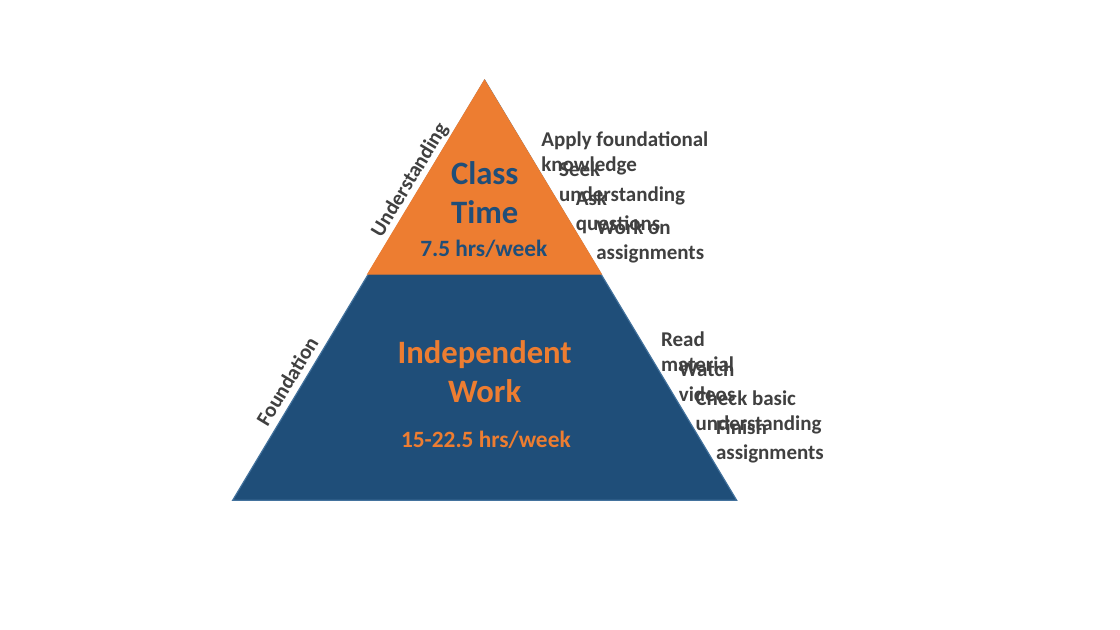
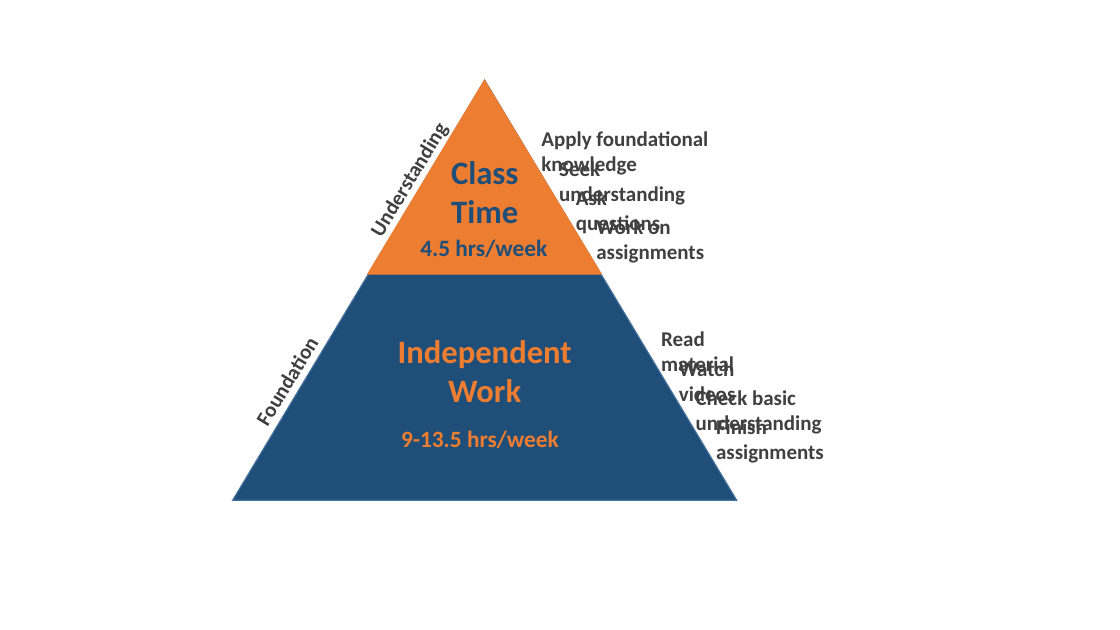
Before and after one commit to droglenc/NCMTH107, a slide deck: slide 1 of resources/Syllabus_Graphics.pptx. Drawn at 1120x630 pixels with LibreOffice and Linux fonts; fonts in the diff are those of the drawing. Boxes give left, top, right and bottom in pixels: in the first picture for what was removed or moved away, otherwise in the second. Text is boxed around its words. In the diff, an @@ line names an element or a change of style, - is before the commit and + after.

```diff
--- a/resources/Syllabus_Graphics.pptx
+++ b/resources/Syllabus_Graphics.pptx
@@ text at box(420, 239, 547, 257): text changed @@
-7.5 hrs/week
+4.5 hrs/week
@@ text at box(401, 430, 559, 448): text changed @@
-15-22.5 hrs/week
+9-13.5 hrs/week
```
Also in this commit, not shown: 24 other files.
